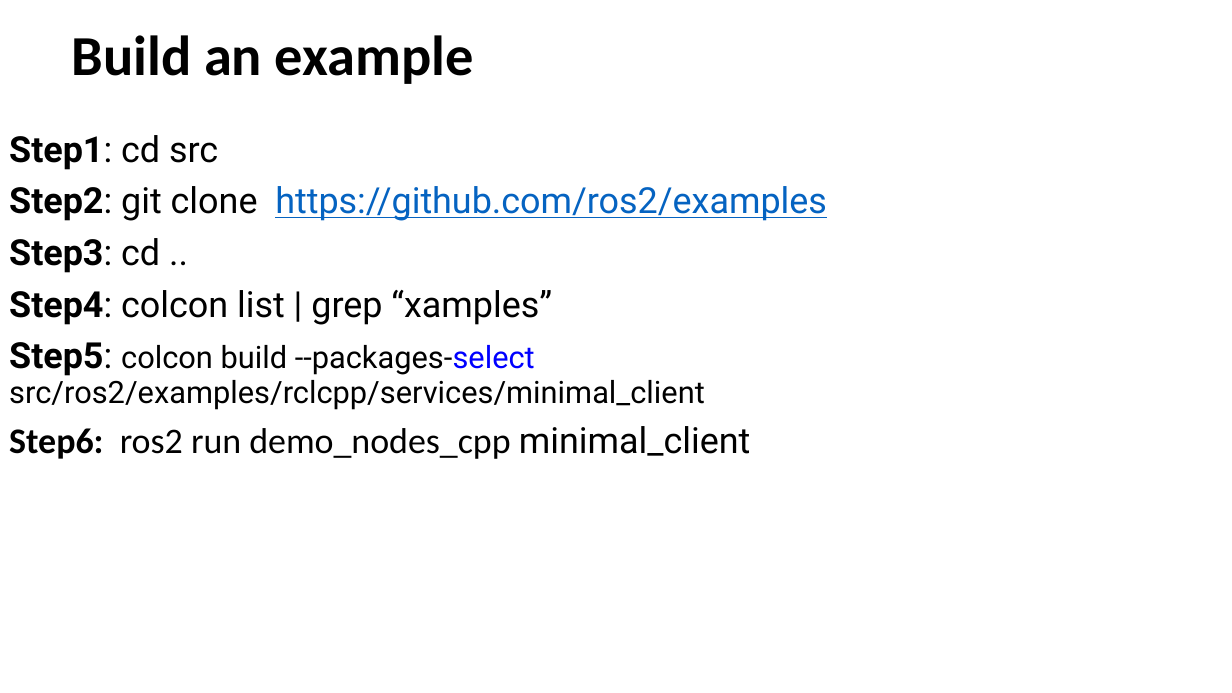
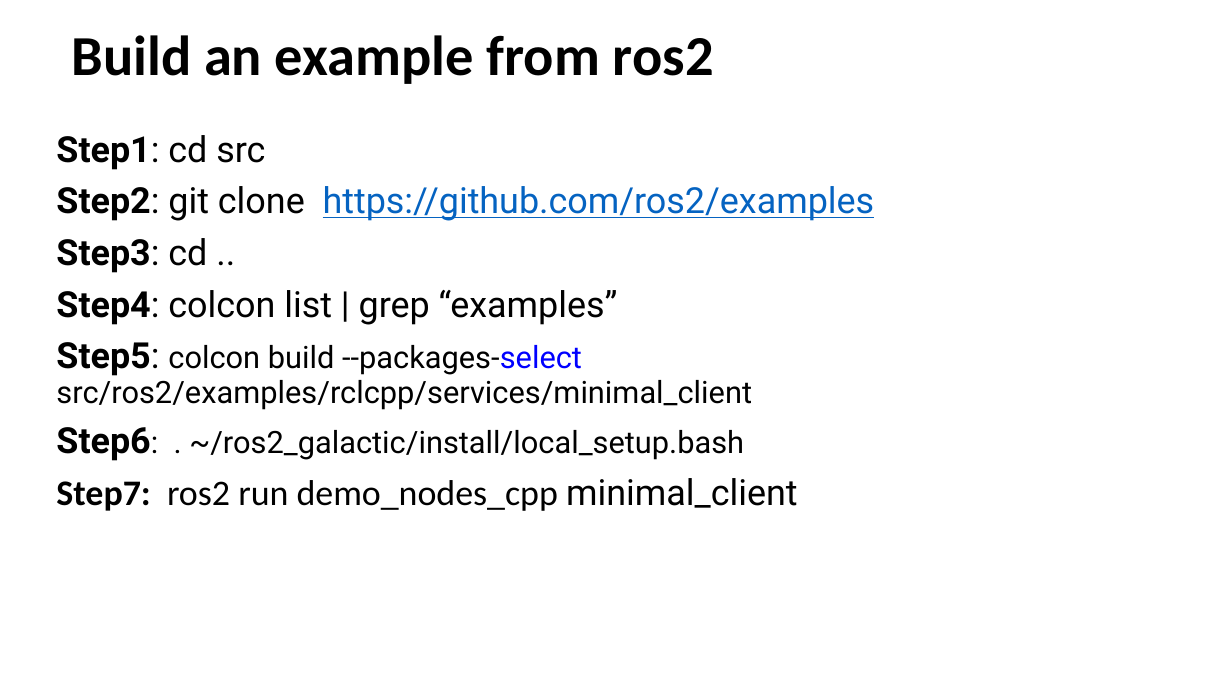
Before and after one commit to letrthong/ros2, a slide deck: slide 11 of ros2.pptx. Drawn at 1232x693 pixels with LibreOffice and Linux fonts; fonts in the diff are those of the drawing. Boxes give left, top, right and bottom in pixels: in the first picture for what was removed or moved away, otherwise in the second. Text is boxed around its words. In the diff, an @@ line names an element or a change of style, - is before the commit and + after.

```diff
--- a/ros2.pptx
+++ b/ros2.pptx
@@ title at [72,35,714,84]: text changed @@
-Build an example
+Build an example from ros2
@@ text "Step1: cd src": place and size @@
-text "Step1: cd src" at [9,135,827,459]
+text "Step1: cd src" at [56,135,875,511]
@@ text at [56,290,618,325]: text changed @@
-Step4: colcon list | grep “xamples”
+Step4: colcon list | grep “examples”
@@ text at [56,427,798,511]: text changed; font Calibri to Roboto @@
-Step6: ros2 run demo_nodes_cpp minimal_client
+Step6: . ~/ros2_galactic/install/local_setup.bash
+Step7: ros2 run demo_nodes_cpp minimal_client
```
Also in this commit, not shown: 2 other slides changed, 1 other file.
